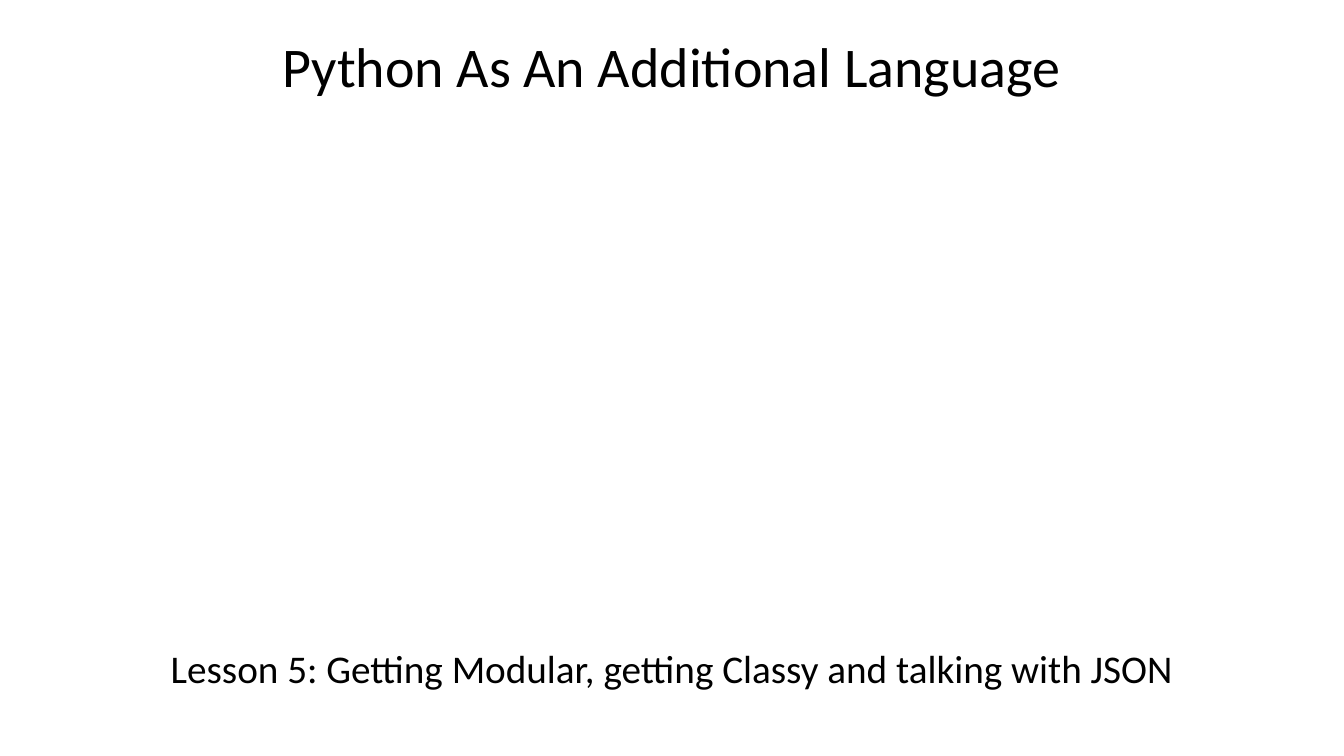
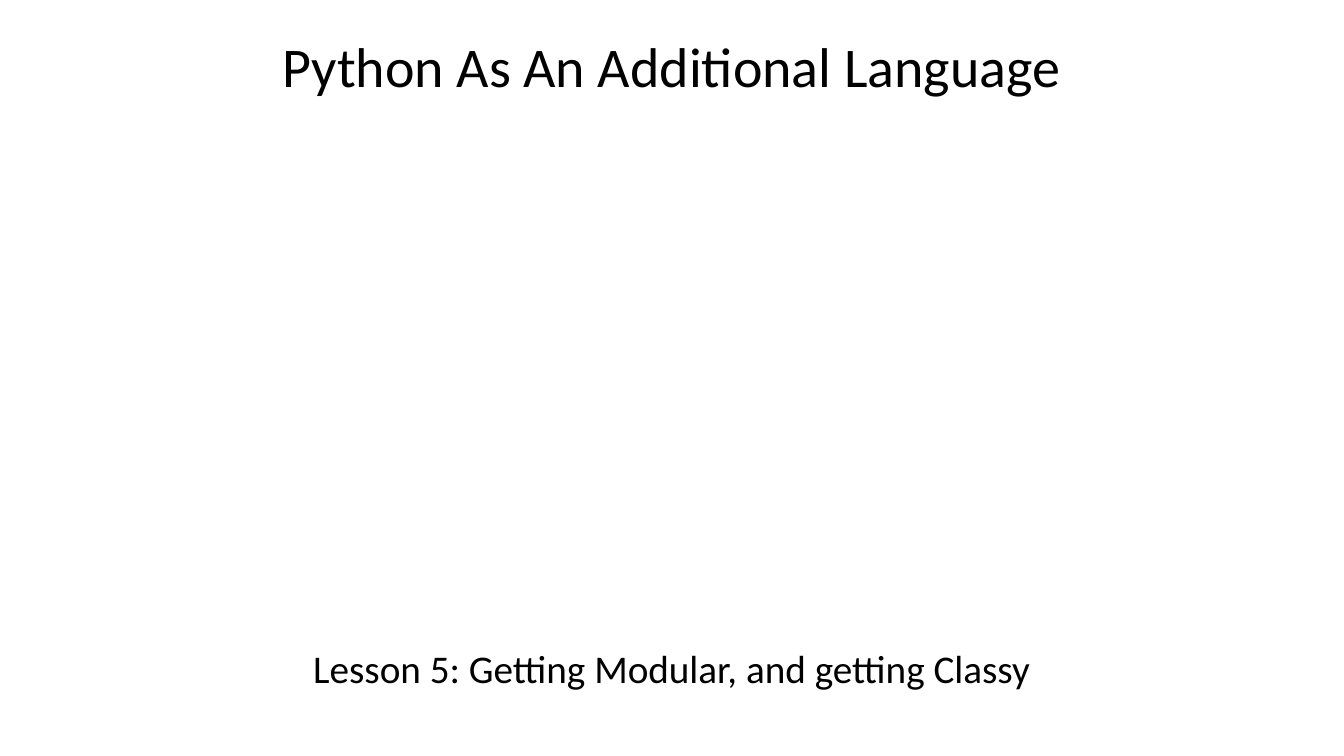
Before and after one commit to wilkotom/python_examples, a slide deck: slide 1 of Python as an additional language/Lesson 5/Session 5.pptx. Drawn at 1344x756 pixels with LibreOffice and Linux fonts; fonts in the diff are those of the drawing; background and template pictures are left out. Boxes give left, top, right and bottom in pixels: in the first picture for what was removed or moved away, otherwise in the second. Text is boxed around its words. In the diff, an @@ line names an element or a change of style, - is before the commit and + after.

Commit message:
Removed JSON references (spoilers!)

```diff
--- a/Python as an additional language/Lesson 5/Session 5.pptx
+++ b/Python as an additional language/Lesson 5/Session 5.pptx
@@ text at bbox=[313, 655, 1030, 690]: text changed @@
-Lesson 5: Getting Modular, getting Classy and talking with JSON
+Lesson 5: Getting Modular, and getting Classy
```
Also in this commit, not shown: 2 slides added, 2 slides removed.
